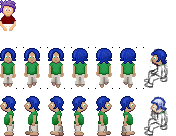
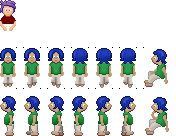
Layer changes from the first 176×136 image to the second:
painted on "Layer 3" (1st of 2, in "greg body" › "right2") over [105, 131, 111, 136]
painted on "ink" (18th of 29, in "greg body" › "left3") over [50, 131, 54, 135]
painted on "Layer 3" (2nd of 2, in "greg body" › "left2") over [25, 131, 31, 136]
painted on "fill" (21st of 29, in "greg body" › "up3") over [120, 66, 136, 78]
painted on "fill" (22nd of 29, in "greg body" › "up2") over [100, 66, 108, 73]
painted on "fill" (23rd of 29, in "greg body" › "up") over [72, 73, 88, 78]
painted on "fill" (24th of 29, in "greg body" › "down 1 copy 2") over [48, 65, 64, 78]
painted on "fill" (25th of 29, in "greg body" › "down 1 copy") over [24, 65, 40, 78]
painted on "fill" (26th of 29, in "greg body" › "down 1") over [0, 73, 16, 78]
added layer "ink" (28th of 29, in "greg couch sitting") in group "greg couch sitting" over [144, 64, 166, 87]
added layer "fill" (28th of 29, in "greg couch sitting") in group "greg couch sitting" over [145, 63, 168, 86]
hid "sketcj" (1st of 2, in "greg couch sitting") over [144, 48, 168, 88]
added group "left3 copy 2" with 2 layers in group "greg couch thinking" over [150, 97, 168, 126]
added layer "ink" (29th of 29, in "greg couch thinking" › "left3 copy 2") in group "left3 copy 2" over [151, 97, 168, 114]
added layer "fill" (29th of 29, in "greg couch thinking" › "left3 copy 2") in group "left3 copy 2" over [150, 98, 167, 126]
added layer "ink copy" in group "greg couch thinking" over [145, 112, 167, 135]
added layer "fill copy" in group "greg couch thinking" over [146, 110, 169, 134]
hid "sketcj" (2nd of 2, in "greg couch thinking") over [144, 96, 168, 136]
